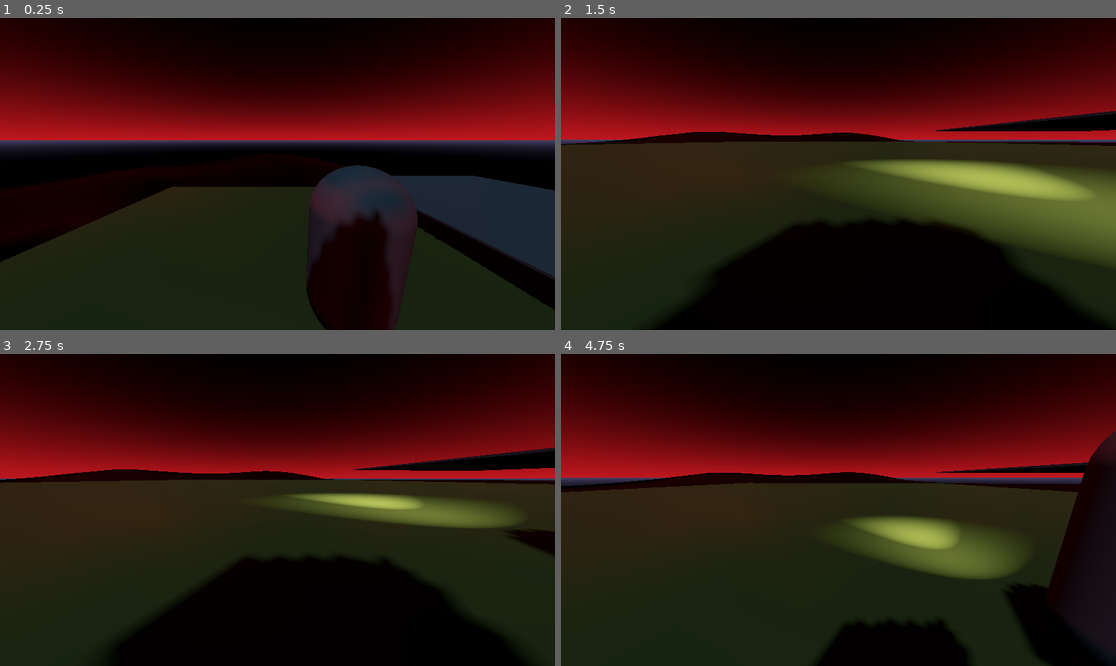
Above: before the commit, frames 1-4 (two rows, left to right).
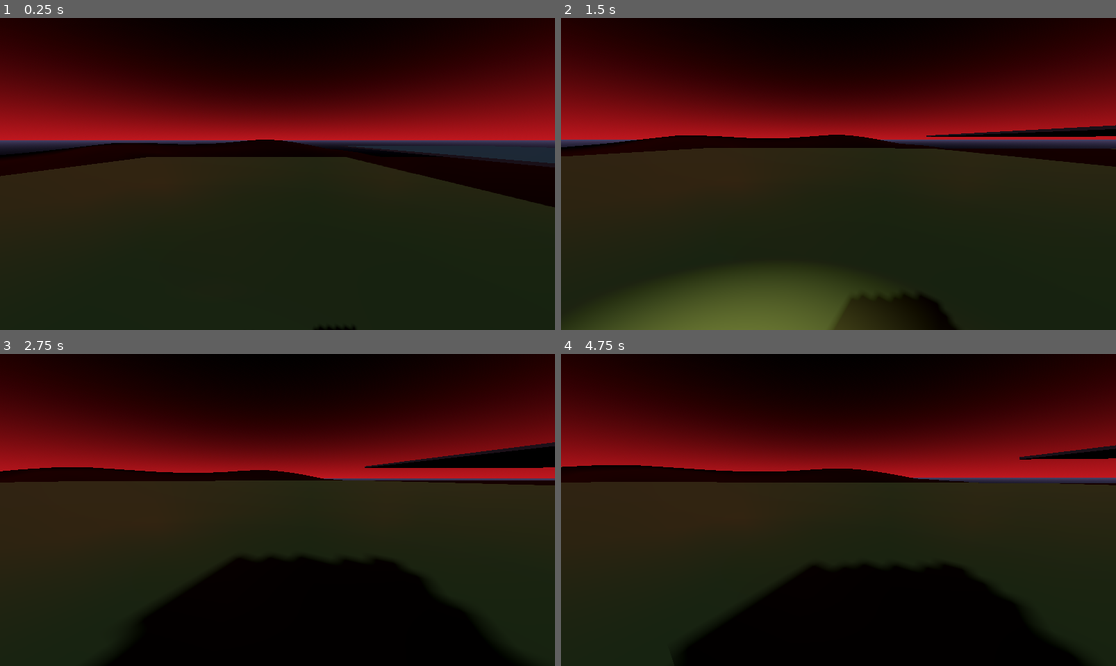
Above: after the commit, the same moments.

Repository: MrBalls426/spoopy
Game: Godot game, scene res://levels/test.tscn
Same seed, same stepped clock (60 frames per second), same inputs: the game is played once before the commit and once after it.
Inputs (mouse positions are in pixels of both pictures, inside the frame that each line leads up to):
- Up to frame 1 (0.25 s): no input
- Up to frame 2 (1.5 s): move the mouse to (866, 174) at 0.52 s; hold C (Drone_return) 0.53-1.28 s; hold W (fly_forward) from 0.53 s (still down); tap V (FreeCam) at 0.8, 1.35 s; move the mouse to (810, 174) at 1.27 s
- Up to frame 3 (2.75 s): keep holding W (fly_forward); tap C (Drone_return) at 1.55 s; move the mouse to (288, 503) at 2.02 s; hold C (Drone_return) from 2.03 s (still down); tap V (FreeCam) at 2.3 s
- Up to frame 4 (4.75 s): keep holding W (fly_forward); move the mouse to (832, 516) at 2.77 s; release C (Drone_return) at 2.78 s; tap V (FreeCam) at 2.85, 3.8, 4.35 s; tap C (Drone_return) at 3.05, 4.55 s; move the mouse to (877, 513) at 3.52 s; hold C (Drone_return) 3.53-4.28 s; move the mouse to (794, 506) at 4.27 s

The runs differ from the first frame. In frame 1, 25% of the frame differs, in the area x 0-100%, y 38-100%; in frame 2, 35%, in the area x 0-100%, y 29-100%; in frame 3, 5.1%; in frame 4, 24%.

Commit message:
maybe im goated?

Diff:
--- a/Characters/Character.tscn
+++ b/Characters/Character.tscn
@@ -17,7 +17,8 @@
 [node name="Drone" type="CharacterBody3D" parent="." node_paths=PackedStringArray("camera")]
 script = ExtResource("2_qnm0y")
 camera = NodePath("Camera3D")
-Drone_position = Vector3(2, 1, -2)
+Drone_position = Vector3(0, 2, -3)
+camera_speed = 10.0
 
 [node name="CollisionShape3D" type="CollisionShape3D" parent="Drone"]
 shape = SubResource("BoxShape3D_cesb3")
--- a/Characters/Drone.gd
+++ b/Characters/Drone.gd
@@ -1,5 +1,6 @@
 extends CharacterBody3D
-const speed = 4.0
+
+
 @export var camera: Node3D
 @export var Drone_position: Vector3
 @export var camera_speed := 5.0
@@ -22,19 +23,28 @@
 	if Input.is_action_pressed("fly_up"):
 		velocity.y += gravity * delta * 2
 
-	if not FreeCamToggle:
+	if FreeCamToggle:
+		handle_free_cam()
+		velocity.y -= gravity * delta
+	else:
 		handle_camera_position(delta)
-	else:
-		handle_free_cam()
 
-	if not is_on_floor():
-		if velocity.y >= 0:
-			velocity.y -= gravity * delta
-		else:
-			velocity.y -= gravity * delta * fall_speed
+
+
 
 func handle_camera_position(penis: float) -> void:
-	global_position = lerp(global_position, character_body_3d.global_position + (Drone_position).rotated(Vector3.UP, rotation.y), penis * camera_speed)
+	#global_position = lerp(global_position, character_body_3d.global_position + (Drone_position).rotated(Vector3.UP, rotation.y), penis * camera_speed)
+	var target = character_body_3d.global_position + (Drone_position).rotated(Vector3.UP, rotation.y)
+	var direction = global_position.direction_to(target)
+	#using move_towards for slow acceleration
+	velocity.x = lerp(velocity.x, direction.x * camera_speed, penis)
+	velocity.z = lerp(velocity.z, direction.z * camera_speed, penis)
+	velocity.y = lerp(velocity.y, direction.y * camera_speed / 2, penis)
+	move_and_slide()
+	## PHYSICSBODY3D AXIS LOCK LINEAR Y LATER
+
+
+
 
 func handle_free_cam() -> void:
 	if FreeCamToggle == true:
@@ -43,11 +53,11 @@
 		var flight_path := (transform.basis * Vector3(-drone_direction.y, 0, -drone_direction.x)).normalized()
 
 		if flight_path:
-			velocity.x = flight_path.x * speed
-			velocity.z = flight_path.z * speed
+			velocity.x = flight_path.x * camera_speed
+			velocity.z = flight_path.z * camera_speed
 		else:
-			velocity.x = move_toward(velocity.x, 0, speed)
-			velocity.z = move_toward(velocity.z, 0, speed)
+			velocity.x = move_toward(velocity.x, 0, camera_speed)
+			velocity.z = move_toward(velocity.z, 0, camera_speed)
 		move_and_slide()
 
 func _input(event: InputEvent) -> void:
@@ -60,10 +70,9 @@
 		Input.mouse_mode = Input.MOUSE_MODE_VISIBLE
 
 	if event.is_action_pressed("FreeCam"):
-		FreeCamToggle = true
+		FreeCamToggle = !FreeCamToggle
 
-	if event.is_action_pressed("Drone_return"):
-		FreeCamToggle = false
+
 func handle_camera_rotation() -> void:
 	rotate_y(mouse_motion.x)
 	camera.rotate_x(-mouse_motion.y)
--- a/Characters/character.gd
+++ b/Characters/character.gd
@@ -7,19 +7,15 @@
 @export var drone_position: Vector3
 
 var gravity: float = ProjectSettings.get_setting("physics/3d/default_gravity")
-var FreeCamToggle: bool
-
-func _ready() -> void:
-	pass
+var FreeCamToggle: bool = false
 
 
 func _physics_process(delta: float) -> void:
 	handle_camera_rotation()
 	var input_dir : Vector2
+	if !FreeCamToggle:
+		input_dir = Input.get_vector("forward", "back", "left", "right")
 	var direction := (transform.basis * Vector3(-input_dir.y, 0, -input_dir.x)).normalized()
-	if FreeCamToggle == false:
-		input_dir = Input.get_vector("forward", "back", "left", "right")
-
 
 
 	if not is_on_floor():
@@ -46,7 +42,6 @@
 	if event.is_action_pressed("FreeCam"):
 		FreeCamToggle = !FreeCamToggle
 
-
 	if event is InputEventMouseMotion:
 		if Input.mouse_mode == Input.MOUSE_MODE_CAPTURED:
 			mouse_motion = -event.relative * 0.001
--- a/levels/test.tscn
+++ b/levels/test.tscn
@@ -1,8 +1,7 @@
-[gd_scene load_steps=7 format=3 uid="uid://cbombfx4asf5b"]
+[gd_scene load_steps=6 format=3 uid="uid://cbombfx4asf5b"]
 
 [ext_resource type="PackedScene" uid="uid://7ofka1mj2b16" path="res://Characters/Character.tscn" id="1_bp6qi"]
 [ext_resource type="PackedScene" uid="uid://dlyoekgnwfchn" path="res://assets/level.tscn" id="2_cnmca"]
-[ext_resource type="PackedScene" uid="uid://buocn2jh4p627" path="res://Characters/enemy.tscn" id="3_2vuty"]
 
 [sub_resource type="ProceduralSkyMaterial" id="ProceduralSkyMaterial_fhnqe"]
 sky_top_color = Color(0, 0, 0, 1)
@@ -39,9 +38,6 @@
 size = Vector3(35.2103, 0.243652, 44.4385)
 
 [node name="Character" parent="." instance=ExtResource("1_bp6qi")]
-transform = Transform3D(0.972138, 0, 0, 0, 0.972138, 0, 0, 0, 0.972138, 29.3108, 9.72504, -3.1904)
+transform = Transform3D(0.972138, 0, 0, 0, 0.972138, 0, 0, 0, 0.972138, 29.3108, 1.72504, -3.1904)
 
 [node name="level" parent="." instance=ExtResource("2_cnmca")]
-
-[node name="Enemy" parent="." instance=ExtResource("3_2vuty")]
-transform = Transform3D(1, 0, 0, 0, 1, 0, 0, 0, 1, -1.30532, 6.6546, -18.1126)
--- a/project.godot
+++ b/project.godot
@@ -18,6 +18,8 @@
 [display]
 
 window/size/mode=2
+window/size/initial_position_type=0
+window/size/initial_screen=2
 
 [input]
 
